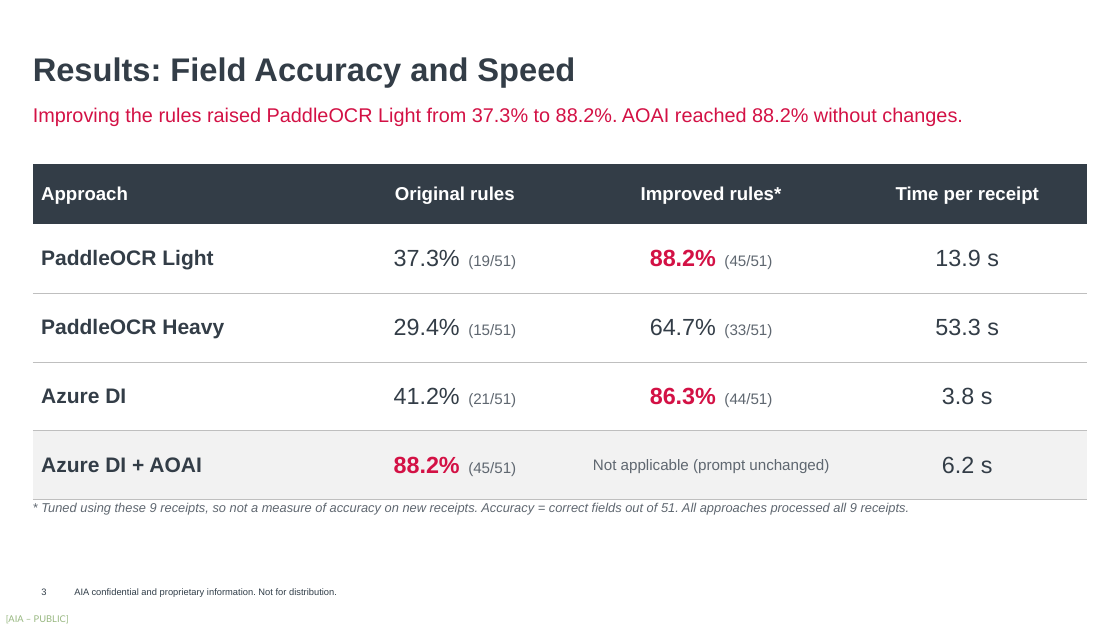
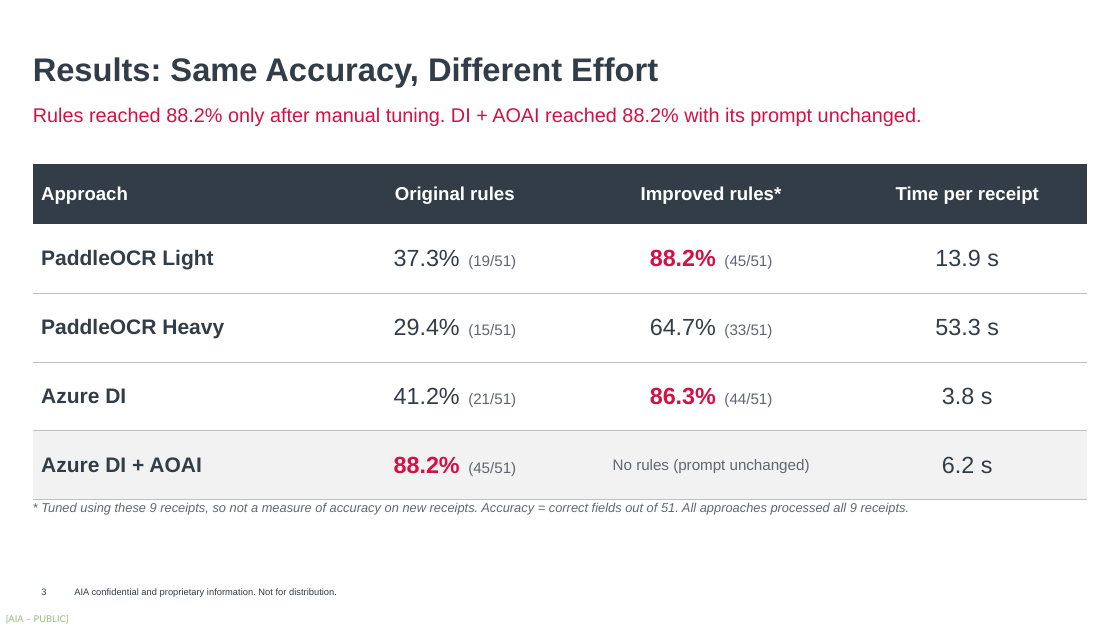
Before and after one commit to harrysokool/playground, a slide deck: slide 3 of ppt/ocr_benchmark/current/OCR_Benchmark_V2.pptx. Drawn at 1120x630 pixels with LibreOffice and Linux fonts; fonts in the diff are those of the drawing; background and template pictures are left out. Boxes give left, top, right and bottom in pixels: in the first picture for what was removed or moved away, otherwise in the second. Text is boxed around its words. In the diff, an @@ line names an element or a change of style, - is before the commit and + after.

```diff
--- a/ppt/ocr_benchmark/current/OCR_Benchmark_V2.pptx
+++ b/ppt/ocr_benchmark/current/OCR_Benchmark_V2.pptx
@@ text at bbox=[33, 57, 658, 87]: text changed @@
-Results: Field Accuracy and Speed
+Results: Same Accuracy, Different Effort
@@ text at bbox=[33, 107, 922, 126]: text changed @@
-Improving the rules raised PaddleOCR Light from 37.3% to 88.2%. AOAI reached 88.2% without changes.
+Rules reached 88.2% only after manual tuning. DI + AOAI reached 88.2% with its prompt unchanged.
@@ table at bbox=[33, 164, 1087, 500] @@
-row 5, column 3: Not applicable (prompt unchanged)
+row 5, column 3: No rules (prompt unchanged)
```
Also in this commit, not shown: 6 other slides changed, 1 slide added, 15 other files.
